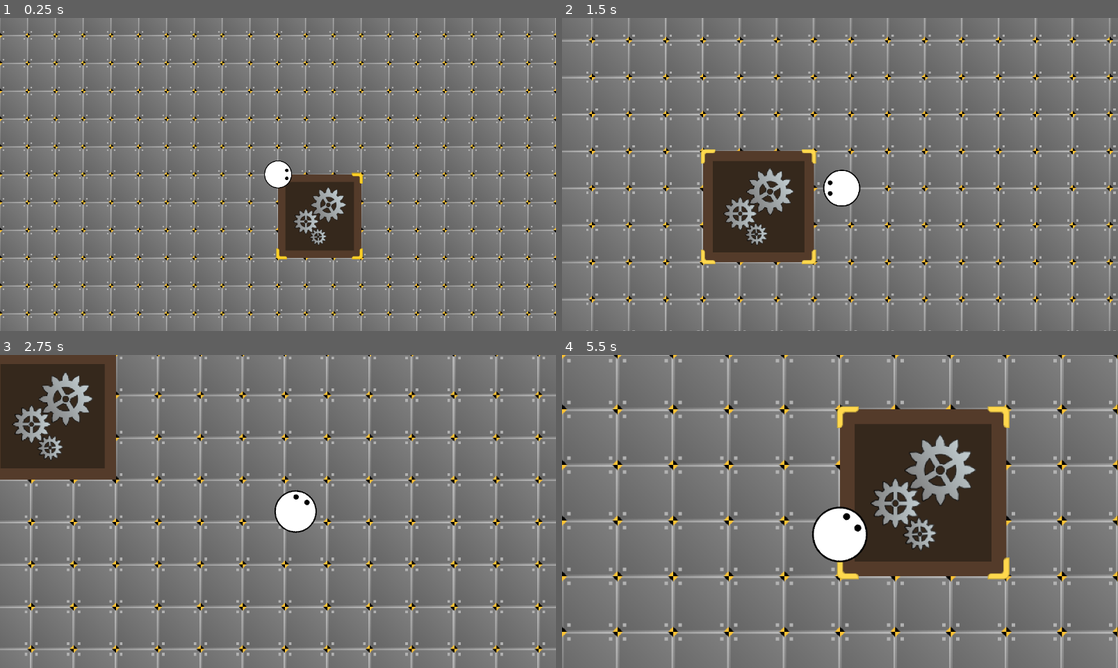
Above: before the commit, frames 1-4 (two rows, left to right).
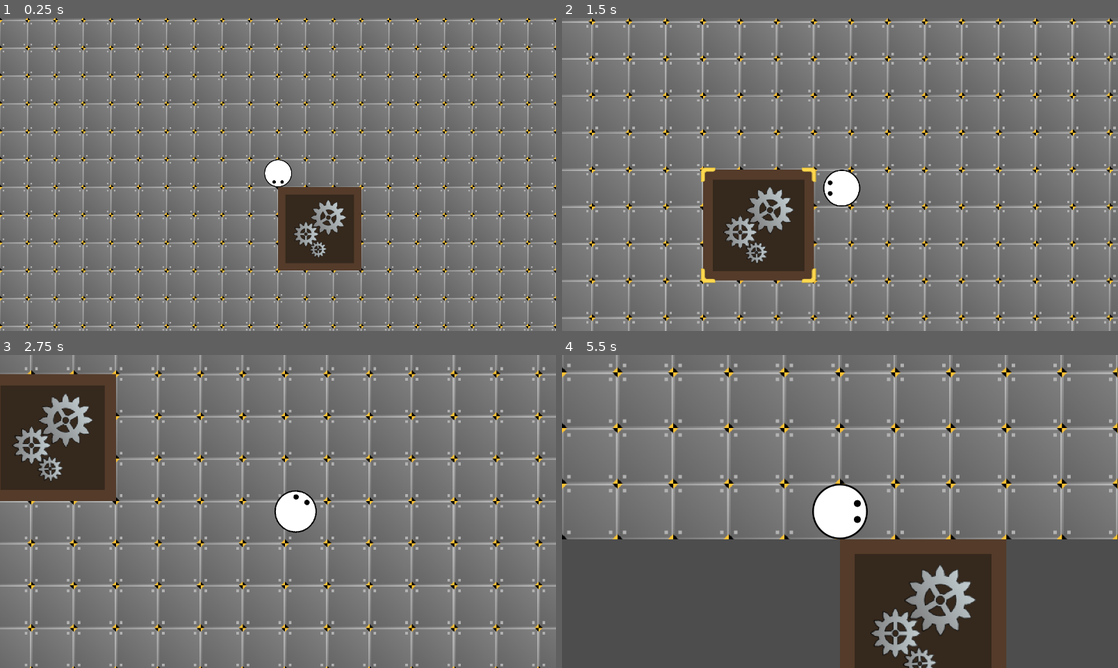
Above: after the commit, the same moments.

Repository: TrueSunGaming/industrial-revolution-proto-3
Game: Godot game, scene res://scenes/main/Main.tscn
The game is run twice, just before and just after one commit, with the same random seed, the same clock (stepped at 60 frames per second) and the same inputs.
Inputs (mouse positions are in pixels of both pictures, inside the frame that each line leads up to):
- Up to frame 1 (0.25 s): no input
- Up to frame 2 (1.5 s): move the mouse to (962, 158) at 0.52 s; hold D (move_right) 0.53-1.28 s; hold Mouse wheel up (zoom_in) 0.53-1.28 s; move the mouse to (728, 190) at 1.27 s; hold S (move_down) from 1.28 s (still down); tap Mouse wheel down (zoom_out) at 1.35 s
- Up to frame 3 (2.75 s): move the mouse to (333, 442) at 2.02 s; release S (move_down) at 2.03 s; hold D (move_right) from 2.03 s (still down); hold Mouse wheel up (zoom_in) from 2.03 s (still down)
- Up to frame 4 (5.5 s): move the mouse to (812, 574) at 2.77 s; release D (move_right) at 2.78 s; release Mouse wheel up (zoom_in) at 2.78 s; hold W (move_up) 2.78-3.53 s; tap Mouse wheel down (zoom_out) at 2.85, 4.35 s; move the mouse to (1006, 558) at 3.52 s; hold Mouse wheel up (zoom_in) 3.53-4.28 s; hold A (move_left) 3.53-5.03 s; move the mouse to (673, 464) at 4.27 s; move the mouse to (867, 511) at 5.02 s; hold S (move_down) from 5.03 s (still down); hold Mouse wheel up (zoom_in) from 5.03 s (still down)

The runs differ from the first frame. In frame 1, 14% of the frame differs, in the area x 0-100%, y 0-100%; in frame 2, 18%; in frame 3, 18%; in frame 4, 59%.

Commit message:
feat: add collision to assembler 1

Diff:
--- a/scenes/environment/factory/tiles/tileset.tres
+++ b/scenes/environment/factory/tiles/tileset.tres
@@ -6,6 +6,7 @@
 texture = ExtResource("1_vnquw")
 texture_region_size = Vector2i(64, 64)
 0:0/0 = 0
+0:0/0/physics_layer_0/polygon_0/points = PackedVector2Array(-32, -32, 160, -32, 160, 160, -32, 160)
 1:0/0 = 0
 2:0/0 = 0
 0:1/0 = 0
@@ -17,4 +18,5 @@
 
 [resource]
 tile_size = Vector2i(64, 64)
+physics_layer_0/collision_layer = 1
 sources/0 = SubResource("TileSetAtlasSource_mb8ys")
